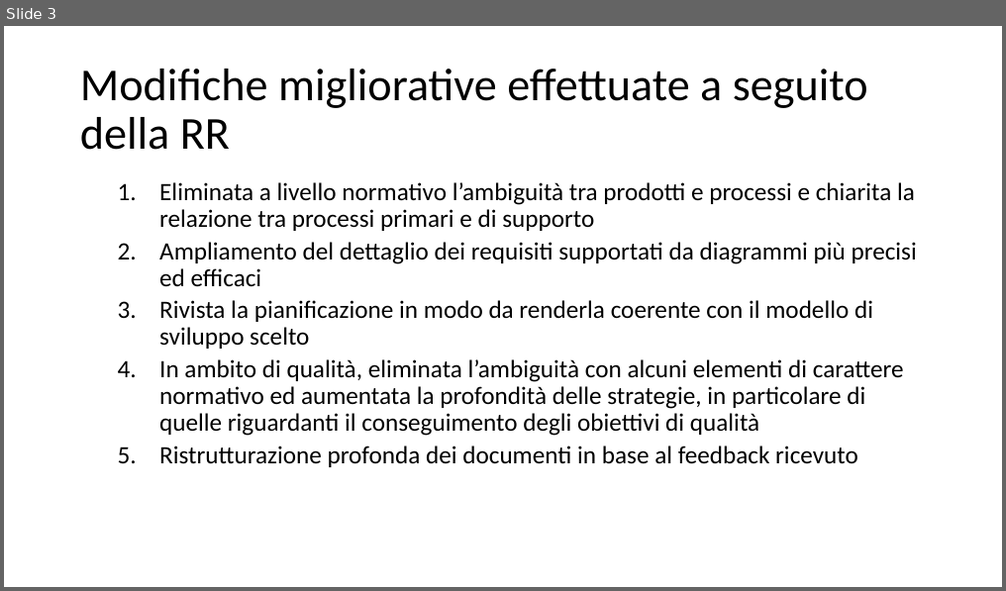
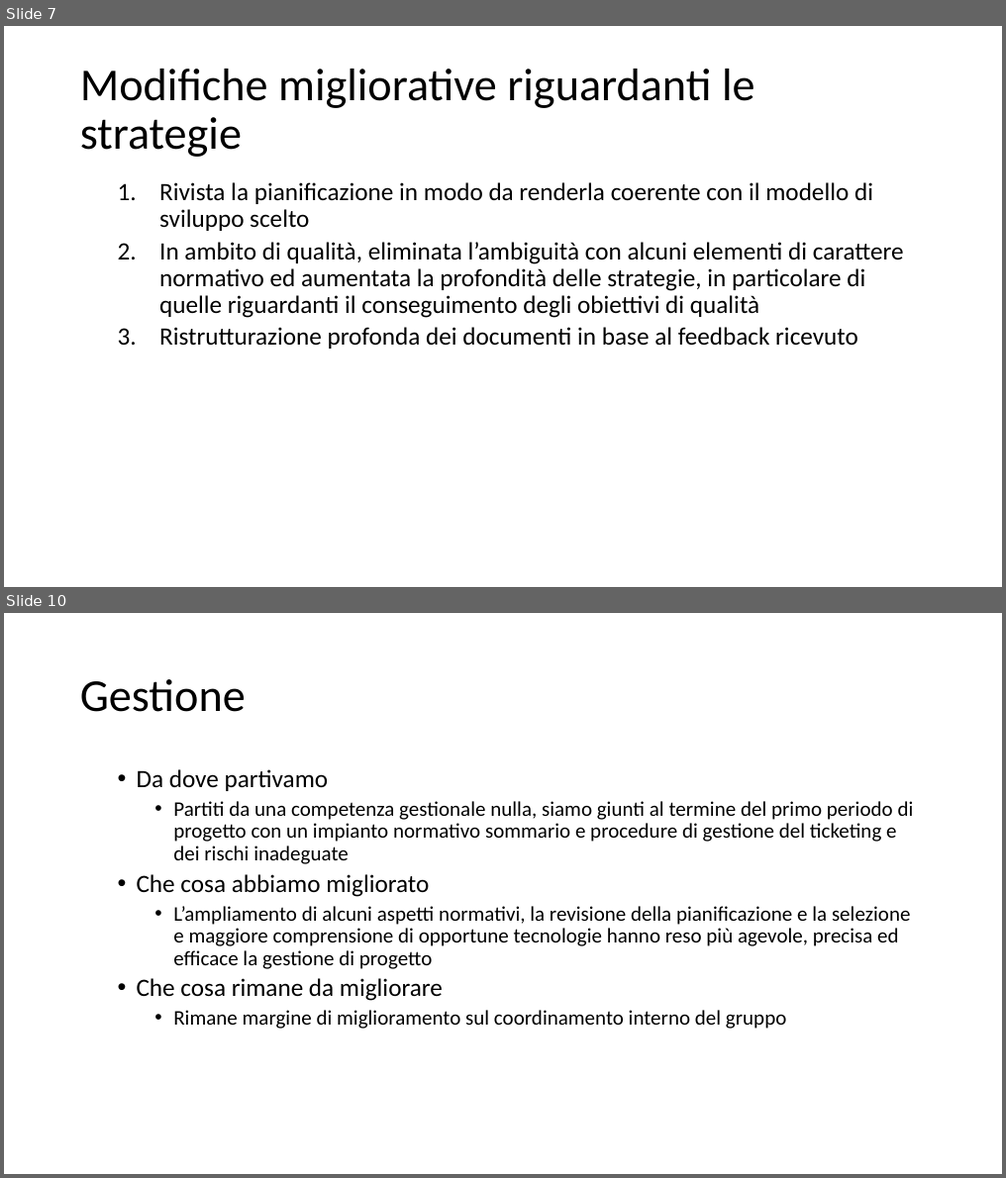
Before and after one commit to Italiaracerx/progettoSWE, a slide deck: Presentazioni/Presentazione RP 19-03-2018.pptx. Shown one above the other, each under a label of ours: slide 3 before the commit, slides 7 and 10 after it; the slides between them are not shown. The pictures are 1006x591 and 1006x1178 pixels, drawn with LibreOffice and Linux fonts; fonts in the diff are those of the drawing. Boxes give left, top, right and bottom in pixels: in the first picture for what was removed or moved away, otherwise in the second. Text is boxed around its words. In the diff, an @@ line names an element or a change of style, - is before the commit and + after.

```diff
--- a/Presentazioni/Presentazione RP 19-03-2018.pptx
+++ b/Presentazioni/Presentazione RP 19-03-2018.pptx
@@ slide 10 added at <box>4,613,1002,1174</box>, background #FFFFFF @@
@@ title added at <box>80,679,246,712</box>, 44 pt, text #000000 @@
+Gestione
@@ text added at <box>137,769,914,1029</box>, 20 pt, text #000000 @@
+  • Da dove partivamo
+    • Partiti da una competenza gestionale nulla, siamo giunti al termine del primo periodo di progetto con un impianto normativo sommario e procedure di gestione del ticketing e dei rischi inadeguate
+  • Che cosa abbiamo migliorato
+    • L’ampliamento di alcuni aspetti normativi, la revisione della pianificazione e la selezione e maggiore comprensione di opportune tecnologie hanno reso più agevole, precisa ed efficace la gestione di progetto
+  • Che cosa rimane da migliorare
+    • Rimane margine di miglioramento sul coordinamento interno del gruppo
@@ what was slide 3 is now slide 7 @@
@@ slide 7 changed as well @@
@@ title at <box>80,69,755,157</box>: text changed @@
-Modifiche migliorative effettuate a seguito della RR
+Modifiche migliorative riguardanti le strategie
@@ text at <box>159,182,917,286</box>: paragraphs removed @@
-  1. Eliminata a livello normativo l’ambiguità tra prodotti e processi e chiarita la relazione tra processi primari e di supporto
-  2. Ampliamento del dettaglio dei requisiti supportati da diagrammi più precisi ed efficaci
```
Also in this commit, not shown: 4 other slides changed, 9 other slides added.
